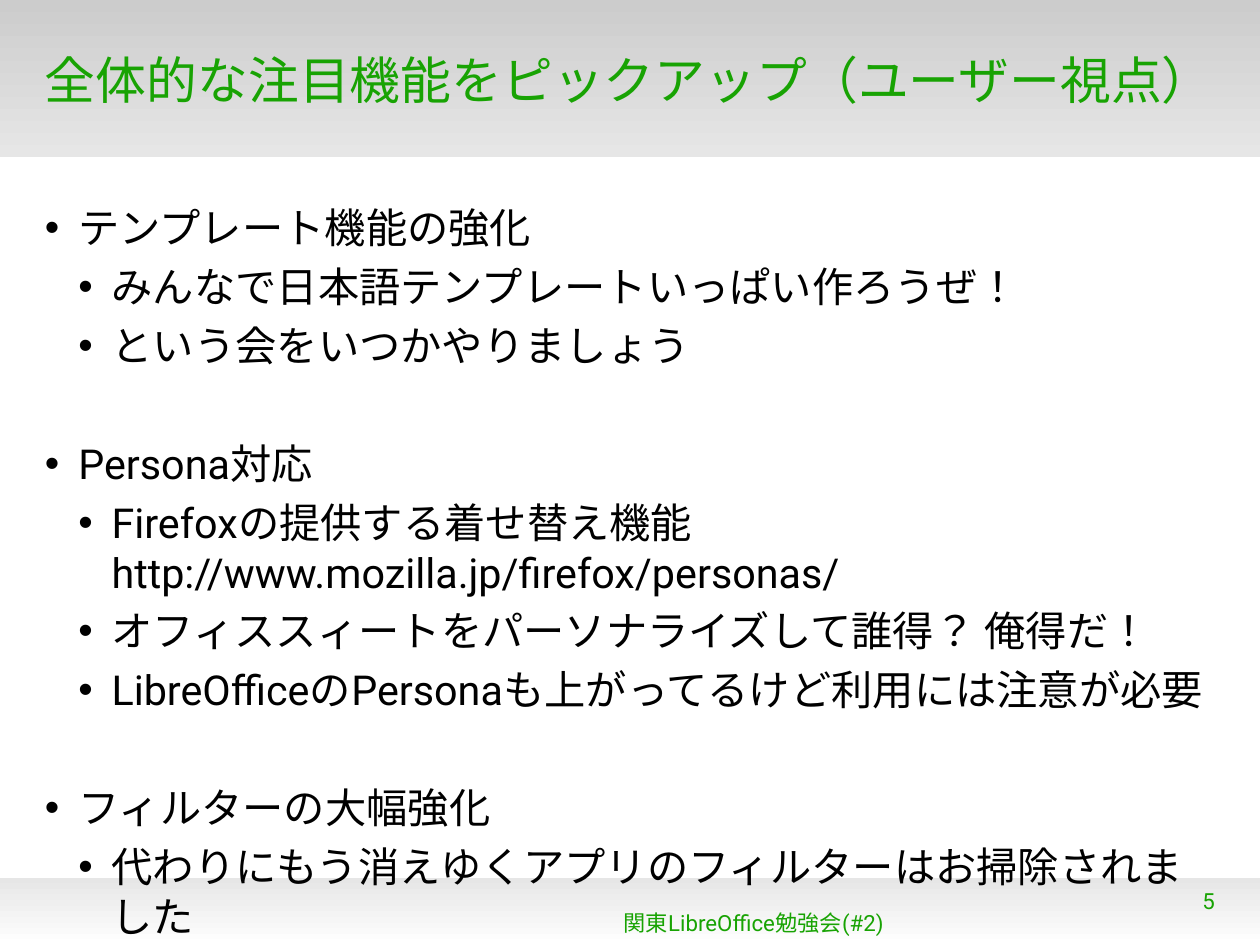
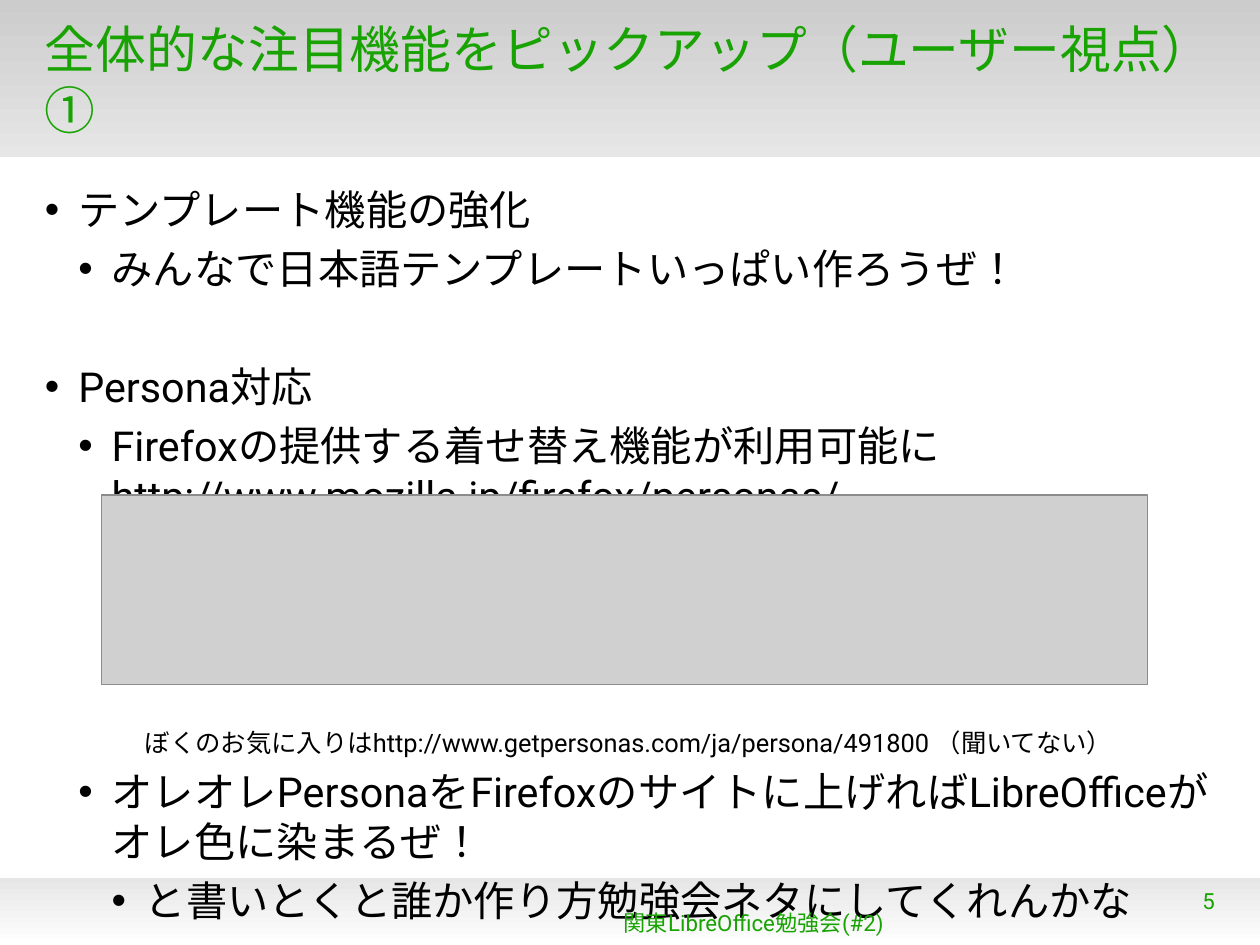
Before and after one commit to naruoga/KantoLibreOffice, a slide deck: slide 5 of Jan2013/WhatsNew4-0.odp. Drawn at 1260x945 pixels with LibreOffice and Linux fonts; fonts in the diff are those of the drawing; grey boxes stand for pictures; background and template pictures are left out. Boxes give left, top, right and bottom in pixels: in the first picture for what was removed or moved away, otherwise in the second. Text is boxed around its words. In the diff, an @@ line names an element or a change of style, - is before the commit and + after.

```diff
--- a/Jan2013/WhatsNew4-0.odp
+++ b/Jan2013/WhatsNew4-0.odp
@@ title at (45, 24, 1213, 134): text changed @@
-全体的な注目機能をピックアップ（ユーザー視点）
+全体的な注目機能をピックアップ（ユーザー視点）①
@@ text "テンプレート機能の強化": place and size @@
-text "テンプレート機能の強化" at (78, 208, 1204, 934)
+text "テンプレート機能の強化" at (78, 190, 1209, 927)
@@ text at (112, 326, 690, 365): paragraph removed @@
-  • という会をいつかやりましょう
@@ text at (112, 426, 1209, 927): text changed @@
-  • Firefoxの提供する着せ替え機能
-    http://www.mozilla.jp/firefox/personas/
-  • オフィススィートをパーソナライズして誰得？ 俺得だ！
-  • LibreOfficeのPersonaも上がってるけど利用には注意が必要
-• フィルターの大幅強化
-  • 代わりにもう消えゆくアプリのフィルターはお掃除されました
+  • Firefoxの提供する着せ替え機能が利用可能に
+    http://www.mozilla.jp/firefox/personas/
+    ぼくのお気に入りはhttp://www.getpersonas.com/ja/persona/491800 （聞いてない）
+  • オレオレPersonaをFirefoxのサイトに上げればLibreOfficeがオレ色に染まるぜ！
+    • と書いとくと誰か作り方勉強会ネタにしてくれんかな
@@ picture added at (102, 495, 1148, 685) @@
```
Also in this commit, not shown: 2 other slides changed, 3 slides added.
